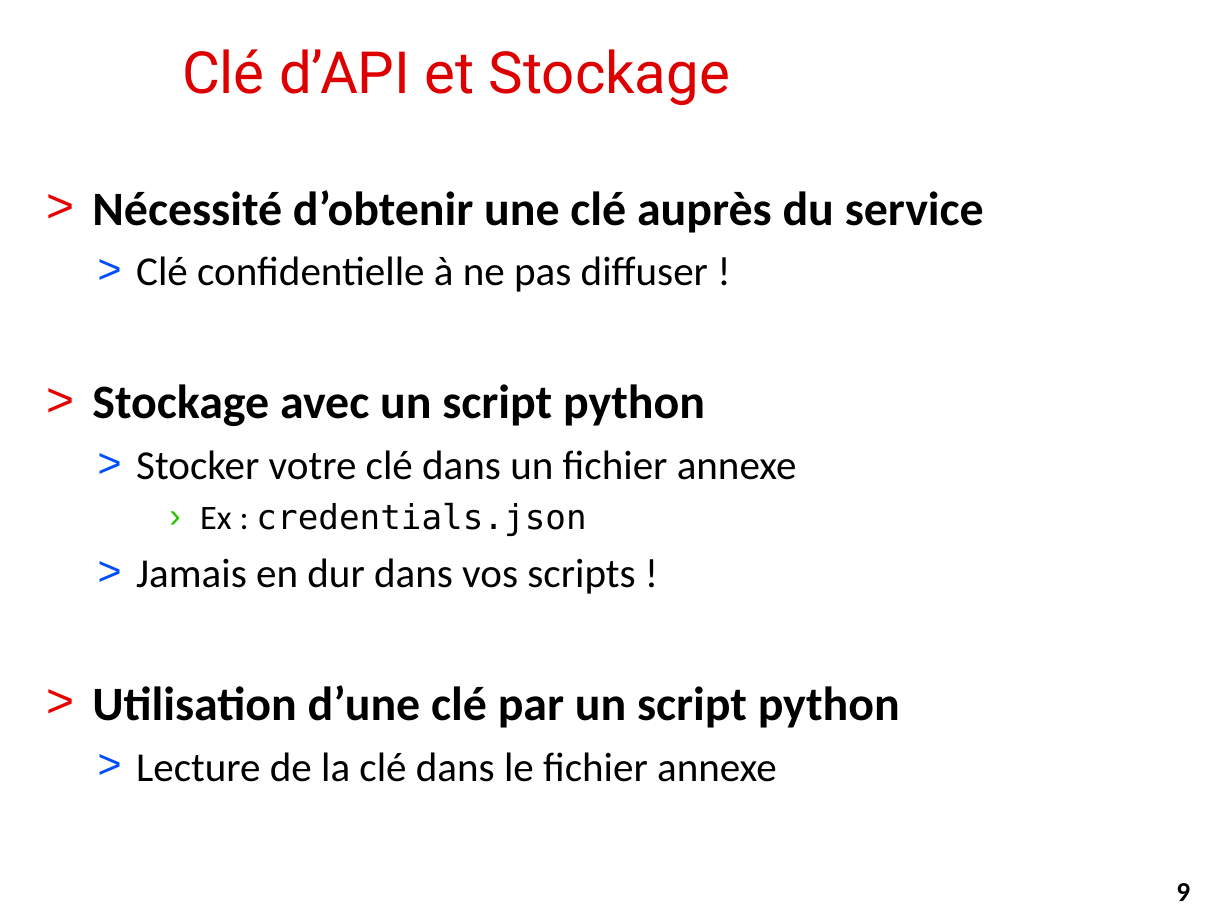
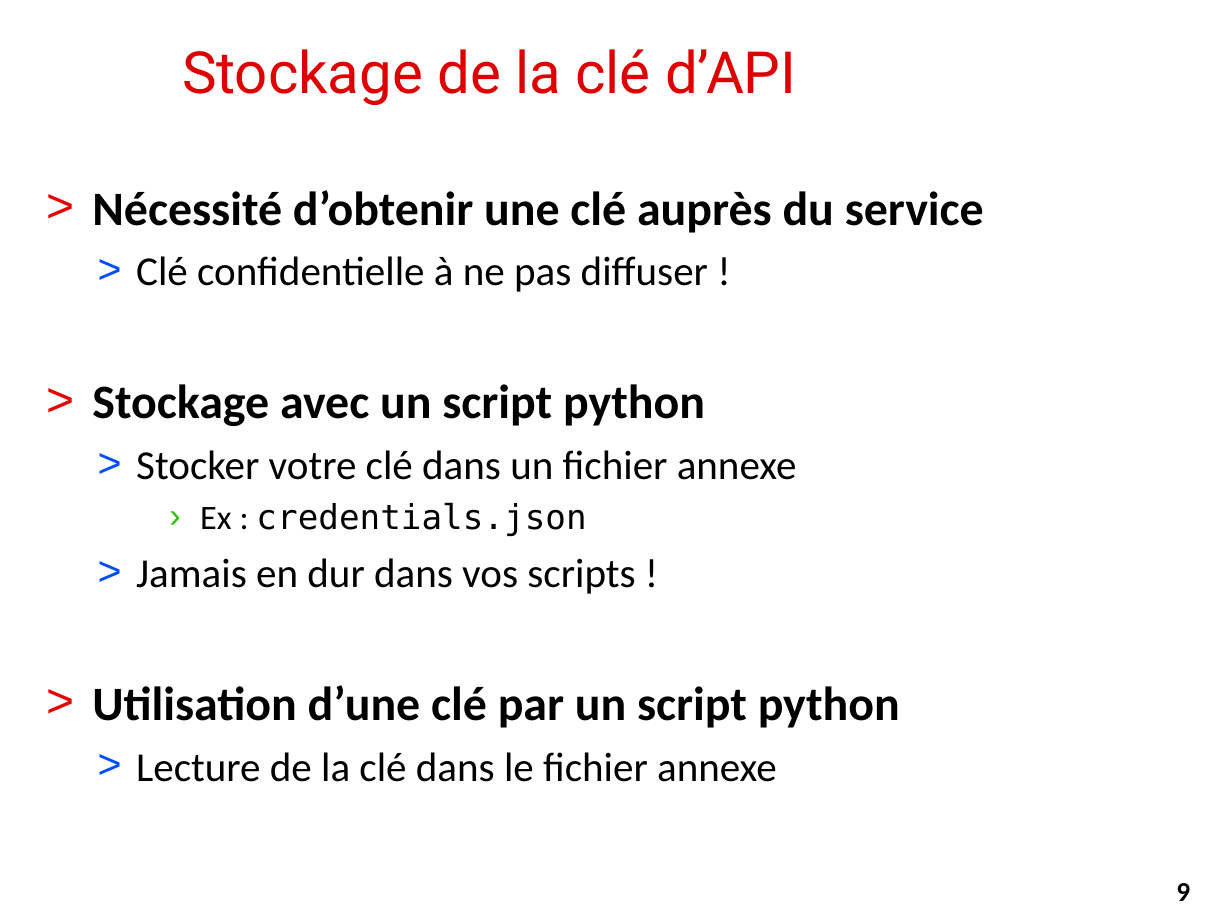
Before and after one commit to alemaitr/python_opendata_l2, a slide deck: slide 9 of cours3.pptx. Drawn at 1232x924 pixels with LibreOffice and Linux fonts; fonts in the diff are those of the drawing; background and template pictures are left out. Boxes give left, top, right and bottom in pixels: in the first picture for what was removed or moved away, otherwise in the second. Text is boxed around its words. In the diff, an @@ line names an element or a change of style, - is before the commit and + after.

```diff
--- a/cours3.pptx
+++ b/cours3.pptx
@@ title at [182, 49, 796, 105]: text changed @@
-Clé d’API et Stockage
+Stockage de la clé d’API
```
Also in this commit, not shown: 1 other slide changed, 1 other file.
